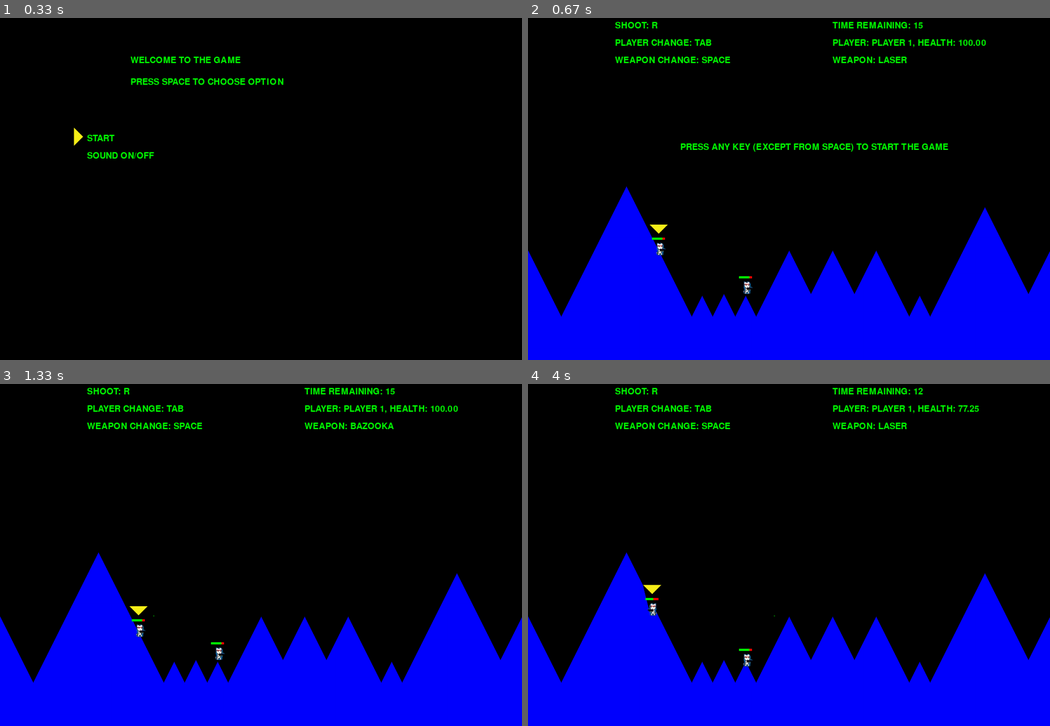
Above: before the commit, frames 1-4 (two rows, left to right).
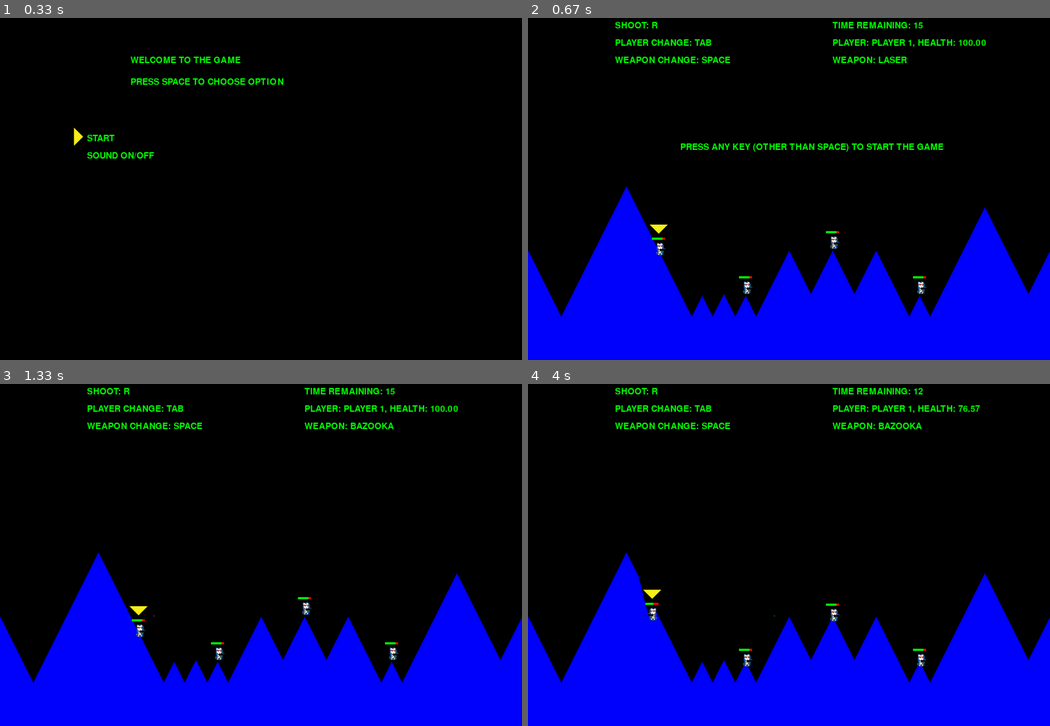
Above: after the commit, the same moments.

Repository: KatKopr/worms_in_pygame
Game: pygame game, started from main.py
The game is run twice, just before and just after one commit, with the same random seed, the same clock (stepped at 60 frames per second) and the same inputs.
Inputs:
- Up to frame 1 (0.33 s): no input
- Up to frame 2 (0.67 s): tap Space at 0.33 s
- Up to frame 3 (1.33 s): tap R at 0.67 s; hold Right from 1 s (still down); tap Space at 1.07 s
- Up to frame 4 (4 s): tap Space at 1.37, 1.57, 1.87, 2.13, 2.43, 2.57, 2.87, 3.23, 3.53 s; release Right at 1.47 s; hold Left 1.5-2.03 s; hold Left 2.07-2.47 s; hold Right 2.5-3.13 s; hold Left 3.17-3.63 s; tap R at 3.67 s

Frame 1 is identical in both runs. In frame 2, 0.7% of the frame differs, in the area x 43-81%, y 36-81%; in frame 3, 0.1%; in frame 4, 0.5%.

Commit message:
Add files via upload

Diff:
--- a/control.py
+++ b/control.py
@@ -15,7 +15,7 @@
         self.win=window
         self.world=[]
         self.events=[]
-        self.rocket_types=["LASER","BAZOOKA"]
+        self.rocket_types=["LASER","BAZOOKA","GUN"]
         self.timer=Timer(self)
         self.frame=Frame(self)
         self.alive_worms=[]
@@ -38,7 +38,6 @@
         self.alive_worms=[1]*len(gamers)
         for worm in self.worms:
             worm.add_control(self)
-        #self.worm.color=(150,50,0)
         return self.world
 
     def change_worm(self):
@@ -55,7 +54,7 @@
                 self.timer.set_timer(15)
 
     def change_weapon(self):
-        self.worm.rocket_type=(self.worm.rocket_type+1)%2
+        self.worm.rocket_type=(self.worm.rocket_type+1)%len(self.rocket_types)
 
     def change_coordinates(self, x,y):
         return (x, self.win.get_height()-y)
@@ -70,9 +69,6 @@
             self.worm.speed=0
             self.worm.can_shoot=False
 
-    #def over(self):
-        #self.frame.winner()
-
     def process_events(self, time_delta, events, worm):
         self.worms[worm].process_events(time_delta, events, self.world, self.world.terrain)
 
--- a/frame.py
+++ b/frame.py
@@ -9,7 +9,6 @@
         self.timer=self.control.timer
         self.weapons=self.control.rocket_types
         self.any_key=True
-        #self.weapons=["Shotgun","Bazooka"]
     def draw(self):
         self.player=self.control.world.gamers[self.control.worm_no]
         health=self.control.worm.health/0.008
@@ -31,7 +30,7 @@
             self.control.game.over()
 
         if self.any_key:
-            t="PRESS ANY KEY (EXCEPT FROM SPACE) TO START THE GAME"
+            t="PRESS ANY KEY (OTHER THAN SPACE) TO START THE GAME"
             self.write(t, x-350, y-200, 30)
 
     def write(self, text, x, y, size):
--- a/game.py
+++ b/game.py
@@ -31,19 +31,15 @@
             if event.type == pygame.KEYDOWN and event.key == pygame.K_SPACE:
                 self.control.change_weapon()
             elif event.type == pygame.KEYDOWN:
-            #and event.key == pygame.K_p:
                 self.control.frame.key()
                 self.control.timer.change_state()
             if event.type == self.control.timer.COUNTDOWN:
                 self.control.timer.countdown()
-            #self.control.winner=self.control.alive_worms[0].name
-            #self.quit
         next_time = time.time()
         self.control.process_events(next_time - prev_time, events, self.control.worm_no)
         self.time = next_time
         self.control.win.fill((0,0,0))
         self.world.draw(self.control.win)
-        #control.process_events()
         pygame.display.update()
 
     def quit(self):
@@ -52,10 +48,8 @@
     def over(self):
         events=pygame.event.get()
         for event in events:
-            #print("prawie koniec1")
             if event.type == pygame.QUIT:
                 self.quit()
             if event.type == pygame.KEYDOWN:
                 self.start_again=True
-                #print("prawie koniec")
                 self.quit()
--- a/main.py
+++ b/main.py
@@ -20,9 +20,10 @@
 control.add_music_control(music_control)
 game=Game(control)
 control.add_game(game)
-gamers=("PLAYER 1", "PLAYER 2")
+file = open("players.txt", "r")
+gamers=file.read().split("\n")
 high_scores=[]
-start_window=Start_Window(high_scores, win, control)
+start_window=Start_Window(win, control)
 music_control.play()
 
 while start_window.running:
@@ -34,8 +35,6 @@
     while game.running:
         game.run(prev_time)
         prev_time=game.time
-    #print("koniec")
-    #start_window.run(prev_time)
 
 
 pygame.quit()
--- a/options_control.py
+++ b/options_control.py
@@ -14,8 +14,6 @@
     def starting_kit(self):
         self.add_option(Option("START", 0 , 520))
         self.add_option(Option("SOUND ON/OFF", 1, 480))
-        #self.options.append(Option("SET NICKNAMES", 2, 440))
-        #self.options.append(Option("HIGH SCORES", 3, 400))
 
     def add_option(self,option):
         self.options.append(option)
@@ -32,7 +30,6 @@
             self.window.option_no = (self.window.option_no+1)%a
         else:
             self.window.option_no = (self.window.option_no-1)%a
-        #y=self.y_start+100+40*self.option_no
         self.window.draw_pointer()
 
     def process_option(self):
@@ -40,14 +37,8 @@
         if a.name == "START":
             self.control.game.start_again=True
             self.window.quit()
-        #elif a.name == "SET NICKNAMES":
-            #self.window.inputbox.append(InputBox("name", (self.window.x_start, a.y), (100,40), self.window.window, self.control))
-            #self.gamers.append(self.translate_input())
         elif a.name == "SOUND ON/OFF":
-            print("sound")
             self.sound_control()
-        #elif a.name == "HIGH SCORES":
-            #self.see_high_scores()
 
     def add_gamer(self, gamer):
         self.window.gamers+=gamer
--- /dev/null
+++ b/players.txt
@@ -0,0 +1,4 @@
+PLAYER 1
+PLAYER 2
+PLAYER 3
+PLAYER 4
--- a/rocket.py
+++ b/rocket.py
@@ -13,16 +13,18 @@
         self.type=type
 
     def get_pos(self):
-        t = self.t * (Rocket.SPEED + 20*self.type)
+        t = self.t * (Rocket.SPEED + 10*self.type)
         x = self.x + self.orientation * t
         if self.type==0:
             y = self.y+2
-        else:
+        if self.type==1:
+            y = self.y - 0.008*t*t + t
+        if self.type==2:
             y = self.y - 0.005*t*t + t
         return (x, y)
 
     def process_events(self, worm, time_delta, world, terrain):
-        self.t += time_delta - self.type*time_delta*0.5;
+        self.t += time_delta - self.type*time_delta*0.3;
         (x, y) = self.get_pos()
         if terrain.get_level(int(x)) > y:
             worm.remove_rocket(self)
@@ -32,7 +34,8 @@
         #(x, y) = self.get_pos()
         (x,y)=(int(self.get_pos()[0]),window.get_height() - int(self.get_pos()[1]))
         if self.type==0:
-            #pygame.draw.circle(window, (255,0,0), (int(x), window.get_height() - int(y)), 2)
             pygame.draw.line(window, (0,255,0), (x,y), (x+2,y))
-        elif self.type==1:
-            pygame.draw.circle(window, (255,0,0), (x,y), 4)
+        if self.type==1:
+            pygame.draw.circle(window, (255,0,0), (x,y), 2)
+        if self.type==2:
+            pygame.draw.circle(window, (0,255,0), (x,y), 4)
--- a/start_window.py
+++ b/start_window.py
@@ -8,12 +8,11 @@
 
 class Start_Window:
 
-    def __init__(self, high_scores, window, control):
+    def __init__(self, window, control):
         self.gamers=[]
         self.gamers2=[]
         self.sound=True
         self.running=True
-        self.high_scores=high_scores
         self.window=window
         self.options=[]
         self.option_no=0
@@ -23,7 +22,6 @@
         self.music_control=self.control.music_control
         self.options_control=Options_Control(self.options, self.control, self)
         self.options_control.starting_kit()
-        self.inputbox=[]
 
     def run(self, prev_time):
         pygame.time.delay(20)
@@ -36,17 +34,11 @@
         self.time = next_time
         self.window.fill((0,0,0))
         self.set_frame()
-        if len(self.inputbox) > 0:
-            self.gamers2.append(self.inputbox[0].activate())
-            #for i in self.gamers2:
-                #print(i)
-        else:
-            self.options_control.display_options()
-            self.draw_pointer()
+        self.options_control.display_options()
+        self.draw_pointer()
         pygame.display.update()
 
     def process_events(self, time_delta, events):
-        #print("processing events")
         for event in events:
             if event.type == pygame.KEYDOWN and event.key == pygame.K_SPACE:
                 self.options_control.process_option()
@@ -80,57 +72,3 @@
         points=[[x-10, y], [x-30, y+20], [x-30, y-20]]
         color=(247,240,25)
         pygame.draw.polygon(self.window,color,points,0)
-
-
-    """
-    def display_options(self):
-        color=(0,255,0)
-        x=self.x_start
-        for option in self.options:
-            self.write(option.name ,color, x, option.y, 30)
-
-    def change_option(self, type):
-        a=len(self.options)
-        if type=="next":
-            self.option_no = (self.option_no+1)%a
-        else:
-            self.option_no = (self.option_no-1)%a
-        #y=self.y_start+100+40*self.option_no
-        self.draw_pointer()
-
-    def process_option(self):
-        a=self.options[self.option_no].name
-        if a == "START":
-            self.control.game.start_again=True
-            self.quit()
-        elif a == "SET NICKNAMES":
-            pass
-            #self.gamers.append(self.translate_input())
-        elif a == "SOUND ON/OFF":
-            self.sound_control()
-        elif a == "HIGH SCORES":
-            self.see_high_scores()
-
-    def add_gamer(self, gamer):
-        self.gamers+=gamer
-
-    def sound_control(self):
-        self.sound=not self.sound
-        if self.sound:
-            self.music_control.play()
-        else:
-            self.music_control.stop()
-
-    def translate_input(events):
-        name=""
-        for event in events:
-            if event.type == pygame.KEYDOWN and event.key != pygame.K_SPACE:
-                name+=pygame.key.name(event.key)
-        return name
-
-    def see_high_scores(self):
-        pass
-
-    """
-
-    #def start_game(self):
--- a/terrain.py
+++ b/terrain.py
@@ -13,7 +13,6 @@
                     lvl=self.last+2*self.sign
                 else:
                     lvl=self.last+2*self.sign
-                    #lvl=random.randint(self.last-5,self.last+5)
                     self.sign=random.choice((-1,1))
             else:
                 self.sign=-self.sign
@@ -26,7 +25,7 @@
             pygame.draw.line(window, (0,0,255), (i, window.get_height()), (i, window.get_height() - self.level[i]))
 
     def explode(self, x, y, type):
-        z=20*type
+        z=10*type
         for i in range(len(self.level)):
             p = max(0, 20+z - abs(x-i))
             self.level[i] -= max(0, min(2*p, self.level[i]-(y-p)))
--- a/world.py
+++ b/world.py
@@ -20,11 +20,6 @@
     def add_control(self, control):
         self.control=control
 
-    #def process_events(self, time_delta, events, worm):
-        #self.worms[worm].process_events(time_delta, events, self, self.terrain)
-        #for r in self.rockets:
-            #r.process_events(time_delta, self, self.terrain)
-
     def explode(self, x, y, type):
         self.terrain.explode(x, y, type)
         if self.control.music_control.playing:
@@ -38,14 +33,12 @@
             w.draw(window)
         self.control.frame.draw()
         self.control.draw_pointer()
-        #for r in self.rockets:
-            #r.draw(window)
-        #self.write("Test!", (0,255,0), 100,100)
-        #self.write("You are dead!", (255,0,0), worm.x-30, self.window.get_height-worm.y-30)
-        #self.write("You are dead!", (0,255,0), 100,100)
+
     def explosion_sound(self, type):
         if type==0:
             fire = pygame.mixer.Sound("explosion1.wav")
-        elif type==1:
+        if type==1:
             fire = pygame.mixer.Sound("explosion2.wav")
+        if type==2:
+            fire = pygame.mixer.Sound("explosion3.wav")
         pygame.mixer.Sound.play(fire,loops=0)
--- a/worm.py
+++ b/worm.py
@@ -29,14 +29,15 @@
             self.rockets.append(r)
 
     def remove_rocket(self,r):
-        #del(self.rockets[0])
         self.rockets.remove(r)
 
     def rocket_sound(self):
         if self.rocket_type==0:
             fire = pygame.mixer.Sound("fire1.wav")
-        elif self.rocket_type==1:
+        if self.rocket_type==1:
             fire = pygame.mixer.Sound("fire2.wav")
+        if self.rocket_type==2:
+            fire = pygame.mixer.Sound("fire3.wav")
         pygame.mixer.Sound.play(fire,loops=0, maxtime=500)
 
     def process_events(self, time_delta, events, world, terrain):
@@ -63,18 +64,15 @@
         p = 0.5*p
         self.health = max(0, self.health - p / 100.0)
         if self.health==0:
-            #self.control.add_events("dead")
             self.dead()
         self.fall(terrain)
 
     def draw(self, window):
-        #pygame.draw.circle(window, self.color, (self.x, window.get_height() - self.y), 5)
         self.control.win.blit(self.graphic, (self.x-10, window.get_height() - self.y - 30))
         pygame.draw.rect(window, (255,0,0), (self.x-15, window.get_height() - self.y-30, 30, 5))
         pygame.draw.rect(window, (0,255,0), (self.x-15, window.get_height() - self.y-30, int(30*self.health), 5))
         for r in self.rockets:
             r.draw(window)
-        #pygame.draw.line(window, (255,0,255), (self.x, window.get_height() - self.y), (self.x + self.orientation * 20, window.get_height() - self.y - 20))
 
     def fall(self, terrain):
         self.y=int(terrain.get_level(self.x))
@@ -84,10 +82,6 @@
         self.speed=0
         self.can_shoot=False
         self.control.alive_worms[self.number]=0
-        #print(sum(self.control.alive_worms))
-        #if sum(self.control.alive_worms)<2:
-            #self.control.over()
-        #self.write("You are dead", (0,255,0))
 
     def write(self, text, color):
         self.control.write(text, color, self.x, self.y)
Not shown, changed: explosion2.wav
Not shown, added: explosion3.wav
Not shown, changed: fire2.wav
Not shown, added: fire3.wav
